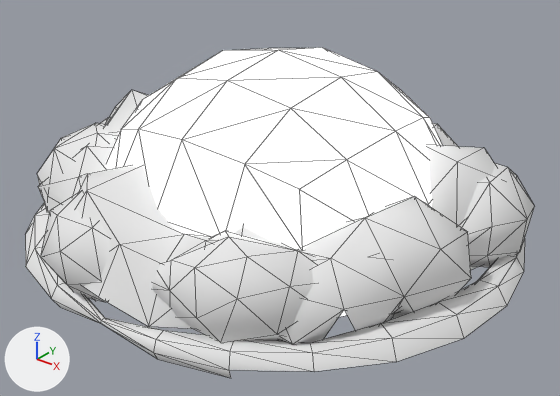
The glTF model Assets/Explosion/Boom.glb: old version first, new version second.
The view is the same before and after, from a camera (50 mm lens) standing at (0.856, -1.066, 0.713) and looking at (0.026, -0.028, 0.069). The axes (+X, +Y, +Z) are drawn at lower left. The lights are the same throughout. Mesh edges are drawn as thin lines. Where no turn or scale is listed for an object, it has been applied to the vertices.
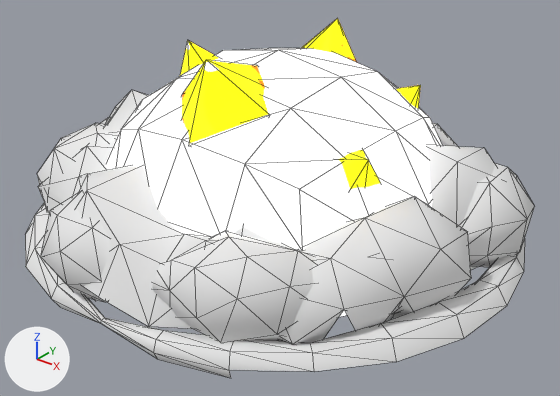
The change, as a list of edits to the scene's bpy script:
```text
Add me_cube_007:
    me_cube_007.from_pydata(...)  # 9 vertices, 8 faces; spans x -0.083..0.105, y -0.251..-0.058, z 0.211..0.373
    me_cube_007.materials.append(mat_matbaked)
Add me_cube_006:
    me_cube_006.from_pydata(...)  # 9 vertices, 8 faces; spans x 0.0642..0.2066, y 0.0415..0.1905, z 0.1399..0.2776
    me_cube_006.materials.append(mat_matbaked)
Add me_cube_005:
    me_cube_005.from_pydata(...)  # 9 vertices, 8 faces; spans x 0.132..0.277, y -0.16..0.0, z 0.1..0.247
    me_cube_005.materials.append(mat_matbaked)
Add me_cube_001:
    me_cube_001.from_pydata(...)  # 9 vertices, 8 faces; spans x -0.088..0.076, y 0.067..0.234, z 0.212..0.367
    me_cube_001.materials.append(mat_matbaked)
Add me_cube_009:
    me_cube_009.from_pydata(...)  # 9 vertices, 8 faces; spans x -0.204..-0.048, y -0.111..0.034, z 0.203..0.346
    me_cube_009.materials.append(mat_matbaked)
Add ob_cube_009:
    ob_cube_009 = bpy.data.objects.new('Cube.009', me_cube_007)
    ob_cube_009.location = (0.0, 0.0, 0.0)
Add ob_cube_007:
    ob_cube_007 = bpy.data.objects.new('Cube.007', me_cube_006)
    ob_cube_007.location = (0.0, 0.0, 0.0)
Add ob_cube_006:
    ob_cube_006 = bpy.data.objects.new('Cube.006', me_cube_005)
    ob_cube_006.location = (0.0, 0.0, 0.0)
Add ob_cube_005:
    ob_cube_005 = bpy.data.objects.new('Cube.005', me_cube_001)
    ob_cube_005.location = (0.0, 0.0, 0.0)
Add ob_cube_004:
    ob_cube_004 = bpy.data.objects.new('Cube.004', me_cube_009)
    ob_cube_004.location = (0.0, 0.0, 0.0)
```

Pixel boxes [x1, y1, x2, y2] of what changed, in the pictures (560 x 396 px):
'Cube.009', added: after [182, 60, 269, 145]
'Cube.006', added: after [338, 149, 381, 190]
'Cube.005', added: after [302, 18, 356, 62]
'Cube.004', added: after [180, 41, 219, 76]
'Cube.007', added: after [396, 85, 421, 109]
